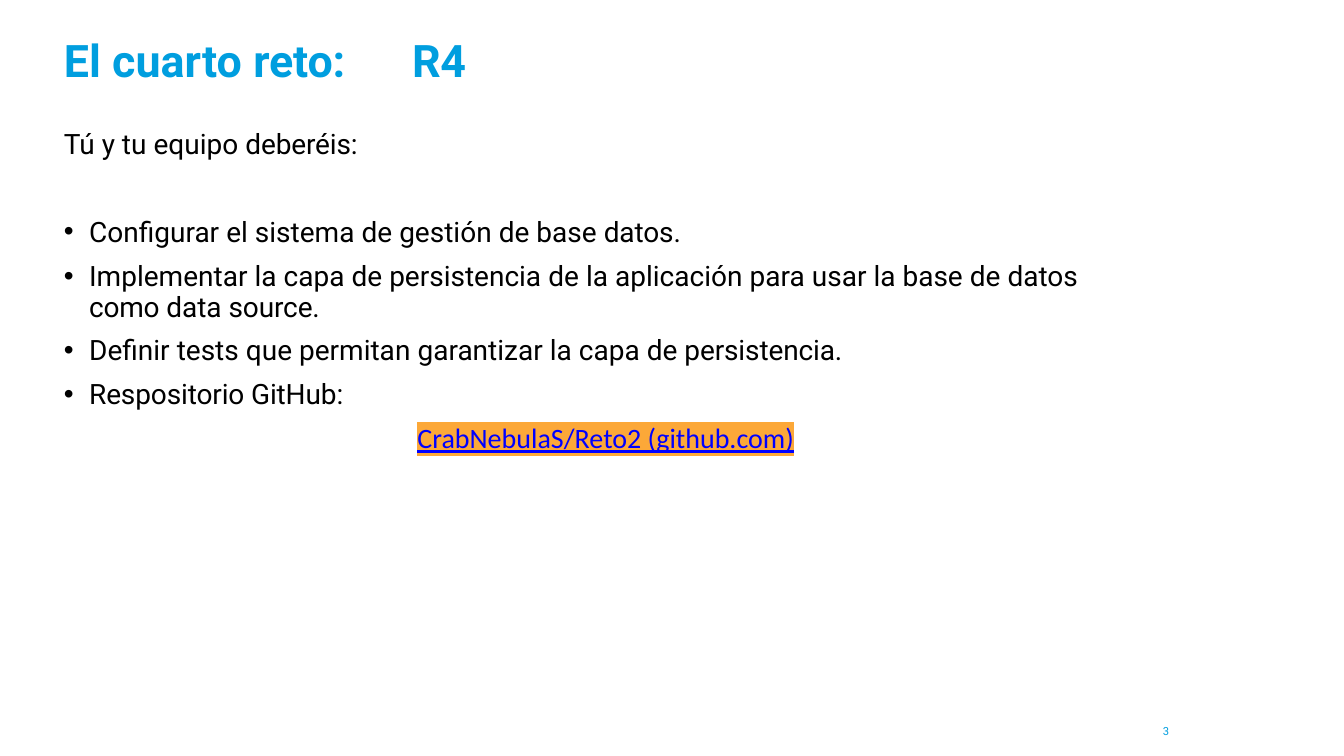
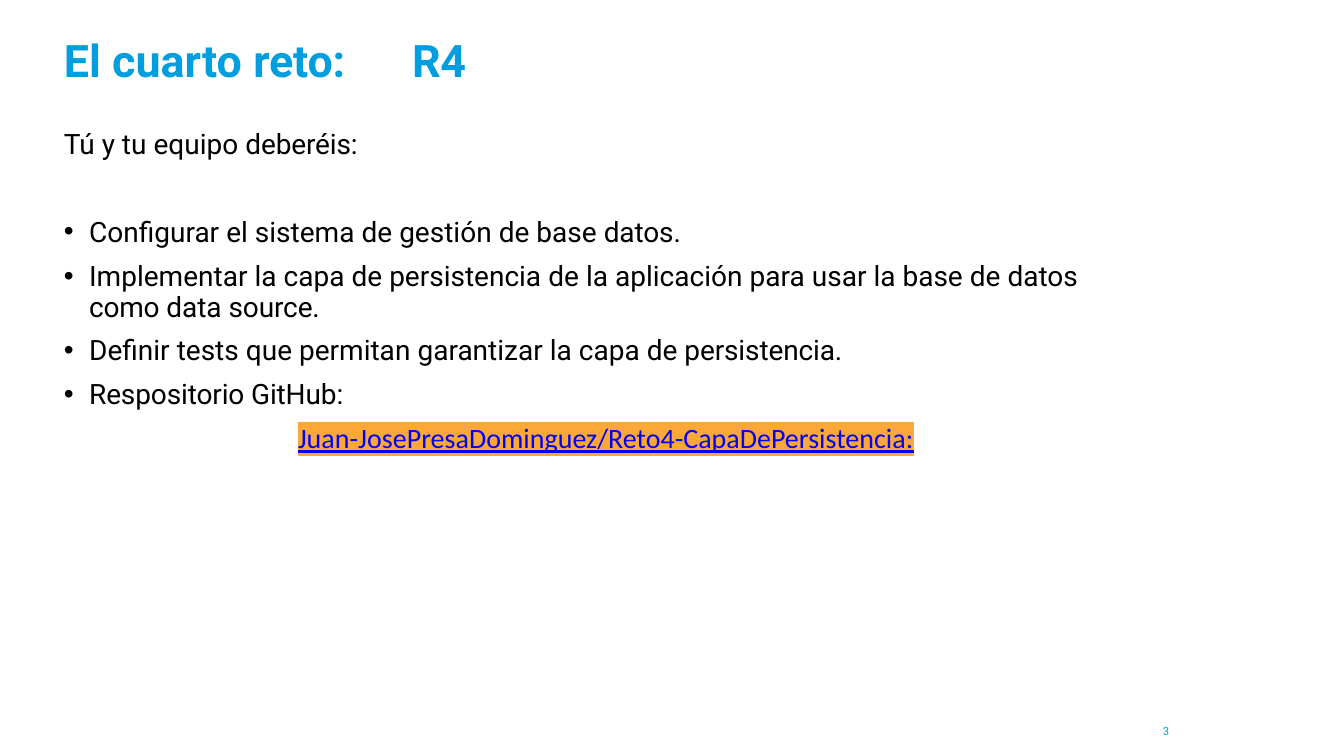
Before and after one commit to Juan-JosePresaDominguez/Reto4-CapaDePersistencia, a slide deck: slide 3 of MyPersonalBankAPI/docs/R4 - Reto Caso Práctico [Equipo 2] - CAPA DE PERSISTENCIA.pptx. Drawn at 1344x756 pixels with LibreOffice and Linux fonts; fonts in the diff are those of the drawing. Boxes give left, top, right and bottom in pixels: in the first picture for what was removed or moved away, otherwise in the second. Text is boxed around its words. In the diff, an @@ line names an element or a change of style, - is before the commit and + after.

```diff
--- a/MyPersonalBankAPI/docs/R4 - Reto Caso Práctico [Equipo 2] - CAPA DE PERSISTENCIA.pptx
+++ b/MyPersonalBankAPI/docs/R4 - Reto Caso Práctico [Equipo 2] - CAPA DE PERSISTENCIA.pptx
@@ text at <box>298,428,913,453</box>: text changed @@
-CrabNebulaS/Reto2 (github.com)
+Juan-JosePresaDominguez/Reto4-CapaDePersistencia:
```
Also in this commit, not shown: 4 other slides changed, 4 slides added, 5 slides removed.
